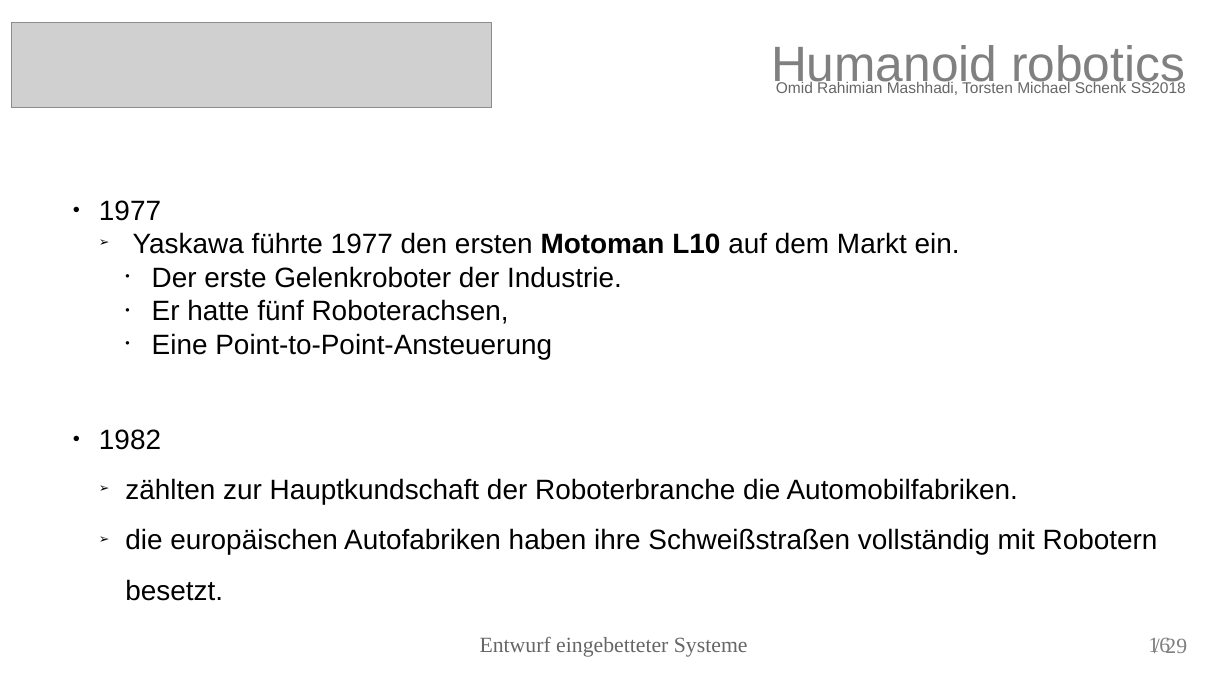
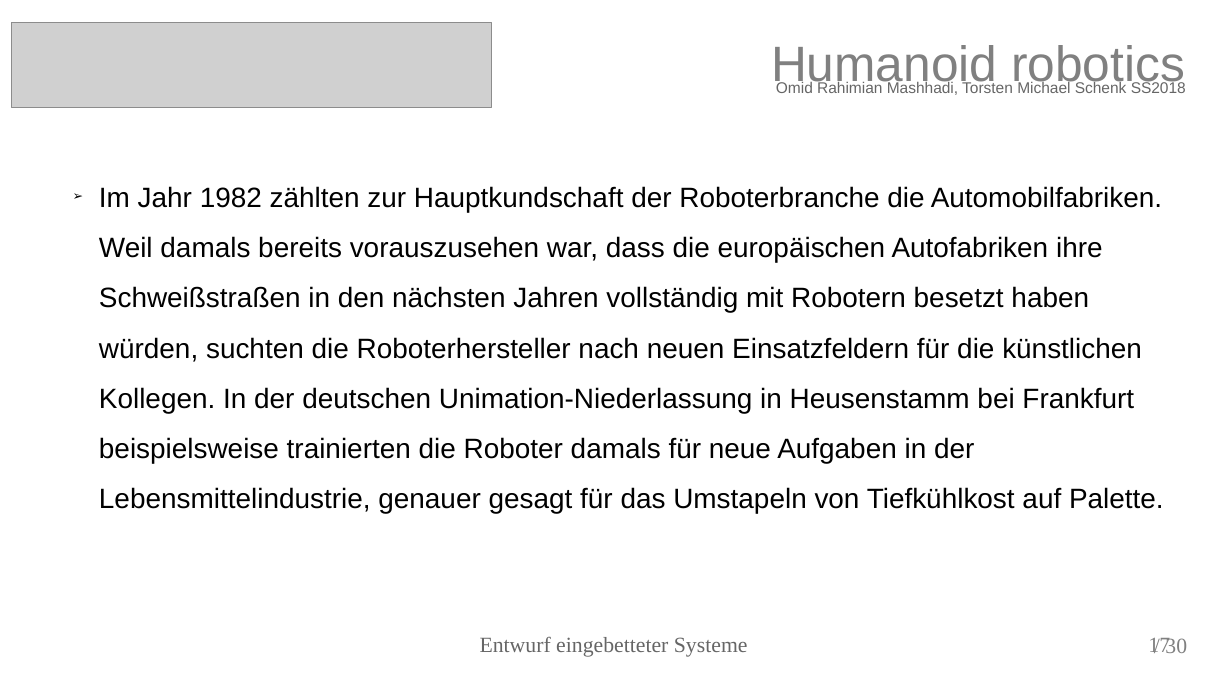
Before and after one commit to torstenschenk/beuth-avatar-ss2018, a slide deck: slide 17 of Presentation/HumanoidRobotic.odp (slide 16 before the commit). Drawn at 1232x693 pixels with LibreOffice and Linux fonts; fonts in the diff are those of the drawing; grey boxes stand for pictures. Boxes give left, top, right and bottom in pixels: in the first picture for what was removed or moved away, otherwise in the second. Text is boxed around its words. In the diff, an @@ line names an element or a change of style, - is before the commit and + after.

```diff
--- a/Presentation/HumanoidRobotic.odp
+++ b/Presentation/HumanoidRobotic.odp
@@ text at <box>99,186,1164,514</box>: text changed @@
-● 1977
-  ➢ Yaskawa führte 1977 den ersten Motoman L10 auf dem Markt ein.
-    • Der erste Gelenkroboter der Industrie.
-    • Er hatte fünf Roboterachsen,
-    • Eine Point-to-Point-Ansteuerung
-● 1982
-  ➢ zählten zur Hauptkundschaft der Roboterbranche die Automobilfabriken.
-  ➢ die europäischen Autofabriken haben ihre Schweißstraßen vollständig mit Robotern besetzt.
+➢ Im Jahr 1982 zählten zur Hauptkundschaft der Roboterbranche die Automobilfabriken. Weil damals bereits vorauszusehen war, dass die europäischen Autofabriken ihre Schweißstraßen in den nächsten Jahren vollständig mit Robotern besetzt haben würden, suchten die Roboterhersteller nach neuen Einsatzfeldern für die künstlichen Kollegen. In der deutschen Unimation-Niederlassung in Heusenstamm bei Frankfurt beispielsweise trainierten die Roboter damals für neue Aufgaben in der Lebensmittelindustrie, genauer gesagt für das Umstapeln von Tiefkühlkost auf Palette.
@@ page number at <box>1148,638,1170,653</box>: text changed @@
-16
+17
@@ text at <box>1165,638,1187,653</box>: text changed @@
-/ 29
+/ 30
```
Also in this commit, not shown: 26 other slides changed, 2 slides added, 1 slide removed, 8 other files.
